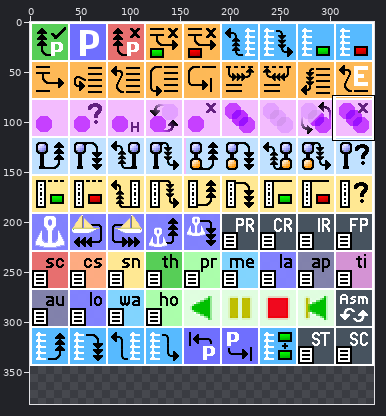
One commit to this sprite sheet: vvm/core/vdebug/graphics/vdebug_icons.png. Above, an overview of the earlier version with the close-up marked.
Close-up. As it was:
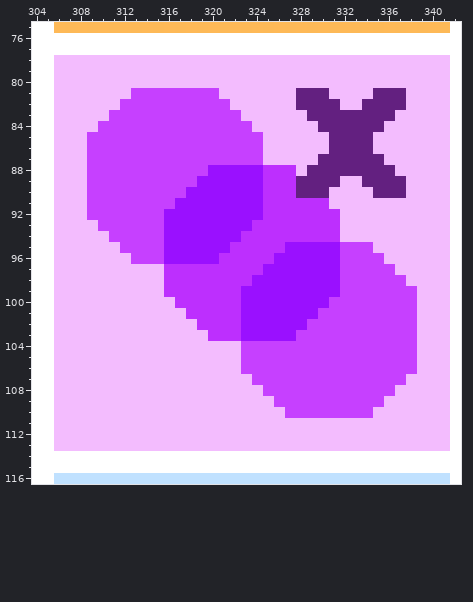
The file is 344x344 pixels. Colours within 5 levels of each other are drawn and written as one. Shown: x 304..342, y 75..116. The old version is drawn lined up with the new one, on the new canvas. The commit also changed other parts of the picture, which this record leaves out.
After:
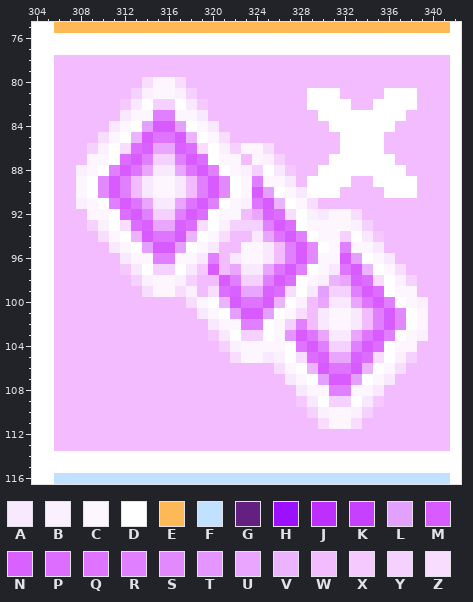
Palette (. is transparent): A #f9e9ff  B #fbf0fe  C #fdf6ff  D #ffffff  E #ffba57fd  F #c0e1ff  G #632080  H #9a10ff  J #bd2ffe  K #c640ff  L #e3a0ff  M #d75bff  N #d961ff  P #dc6dff  Q #de74ff  R #e07fff  S #e289fe  T #e595ff  U #eaa6ff  V #ecb3fe  W #f3bcfe  X #f5c8fe  Y #f4d1fe  Z #f8ddfe
Difference:
canvas 344x344 -> 344x382
@@ x 304..342 @@
  79 DDWWWWWWWWWWWWWWWWWWWWWWWWWWWWWWWWWWWWD
- 80 DDWWWWWWWWWWWWWWWWWWWWWWWWWWWWWWWWWWWWD
- 81 DDWWWWWWWKKKKKKKKWWWWWWWGGGWWWWGGGWWWWD
- 82 DDWWWWWWKKKKKKKKKKWWWWWWGGGGWWGGGGWWWWD
- 83 DDWWWWWKKKKKKKKKKKKWWWWWWGGGGGGGGWWWWWD
- 84 DDWWWWKKKKKKKKKKKKKKWWWWWWGGGGGGWWWWWWD
- 85 DDWWWKKKKKKKKKKKKKKKKWWWWWWGGGGWWWWWWWD
- 86 DDWWWKKKKKKKKKKKKKKKKWWWWWWGGGGWWWWWWWD
- 87 DDWWWKKKKKKKKKKKKKKKKWWWWWGGGGGGWWWWWWD
- 88 DDWWWKKKKKKKKKKKHHHHHJJJWGGGGGGGGWWWWWD
- 89 DDWWWKKKKKKKKKKHHHHHHJJJGGGGWWGGGGWWWWD
- 90 DDWWWKKKKKKKKKHHHHHHHJJJGGGWWWWGGGWWWWD
- 91 DDWWWKKKKKKKKHHHHHHHHJJJJJJWWWWWWWWWWWD
- 92 DDWWWKKKKKKKHHHHHHHHHJJJJJJJWWWWWWWWWWD
- 93 DDWWWWKKKKKKHHHHHHHHJJJJJJJJWWWWWWWWWWD
- 94 DDWWWWWKKKKKHHHHHHHJJJJJJJJJWWWWWWWWWWD
- 95 DDWWWWWWKKKKHHHHHHJJJJJHHHHHKKKWWWWWWWD
- 96 DDWWWWWWWKKKHHHHHJJJJJHHHHHHKKKKWWWWWWD
- 97 DDWWWWWWWWWWJJJJJJJJJHHHHHHHKKKKKWWWWWD
- 98 DDWWWWWWWWWWJJJJJJJJHHHHHHHHKKKKKKWWWWD
- 99 DDWWWWWWWWWWJJJJJJJHHHHHHHHHKKKKKKKWWWD
-100 DDWWWWWWWWWWWJJJJJJHHHHHHHHKKKKKKKKWWWD
-101 DDWWWWWWWWWWWWJJJJJHHHHHHHKKKKKKKKKWWWD
-102 DDWWWWWWWWWWWWWJJJJHHHHHHKKKKKKKKKKWWWD
-103 DDWWWWWWWWWWWWWWJJJHHHHHKKKKKKKKKKKWWWD
-104 DDWWWWWWWWWWWWWWWWWKKKKKKKKKKKKKKKKWWWD
-105 DDWWWWWWWWWWWWWWWWWKKKKKKKKKKKKKKKKWWWD
-106 DDWWWWWWWWWWWWWWWWWKKKKKKKKKKKKKKKKWWWD
-107 DDWWWWWWWWWWWWWWWWWWKKKKKKKKKKKKKKWWWWD
-108 DDWWWWWWWWWWWWWWWWWWWKKKKKKKKKKKKWWWWWD
-109 DDWWWWWWWWWWWWWWWWWWWWKKKKKKKKKKWWWWWWD
-110 DDWWWWWWWWWWWWWWWWWWWWWKKKKKKKKWWWWWWWD
-111 DDWWWWWWWWWWWWWWWWWWWWWWWWWWWWWWWWWWWWD
+ 80 DDWWWWWWWWZCCZWWWWWWWWWWWWWWWWWWWWWWWWD
+ 81 DDWWWWWWWYBCCBYWWWWWWWWWWDDDWWWWDDDWWWD
+ 82 DDWWWWWWXADYYDAXWWWWWWWWWDDDDWWDDDDWWWD
+ 83 DDWWWWWWACCRRCCAWWWWWWWWWWDDDDDDDDWWWWD
+ 84 DDWWWWWACDLMMLDCAWWWWWWWWWWDDDDDDWWWWWD
+ 85 DDWWWWZCDVMQQMVDCZWWWWWWWWWWDDDDWWWWWWD
+ 86 DDWWWYBDZPNUUNPZDBYCCZWWWWWWDDDDWWWWWWD
+ 87 DDWWWCCDPMRYYRMPDCCWCBYWWWWDDDDDDWWWWWD
+ 88 DDWWBCDRMQUAAUQMRDCBYDAXWWDDDDDDDDWWWWD
+ 89 DDWWCDSMRWACCAWRMSDCRCCAWDDDDWWDDDDWWWD
+ 90 DDWWCDSMRWACCAWRMSDCMLDCADDDWWWWDDDWWWD
+ 91 DDWWBCDRMQUAAUQMRDCBQMVDCZWWWWWWWWWWWWD
+ 92 DDWWWCCDPMRYYRMPDCCWUNPZDBACCZWWWWWWWWD
+ 93 DDWWWYBDZPNUUNPZDBYYYRMPDCCCCBYWWWWWWWD
+ 94 DDWWWWZCDVMQQMVDCZWWAUQMRDCCYDAXWWWWWWD
+ 95 DDWWWWWACDLMMLDCAWWCCAWRMSDCRCCAWWWWWWD
+ 96 DDWWWWWWACCRRCCARWACCAWRMSCCMLDCAWWWWWD
+ 97 DDWWWWWWXADYYDAXMWUAAUQMRDCAQMVDCZWWWWD
+ 98 DDWWWWWWWYBCCBYWWMRYYRMPDCBVUNPZDBYWWWD
+ 99 DDWWWWWWWWZCCZBWZPNUUNPZDALYYRMPDCCWWWD
+100 DDWWWWWWWWWWWWZCDVMQQMVDBWUAAUQMRDCBWWD
+101 DDWWWWWWWWWWWWWACDLMMLDCZWACCAWRMSDCWWD
+102 DDWWWWWWWWWWWWWWACCRRDCYRWACCAWRMSDCWWD
+103 DDWWWWWWWWWWWWWWXADYYDCTMQUAAUQMRDCBWWD
+104 DDWWWWWWWWWWWWWWWYBCCCCDQMRYYRMPDCCWWWD
+105 DDWWWWWWWWWWWWWWWWZCCABDZPNUUNPZDBYWWWD
+106 DDWWWWWWWWWWWWWWWWWWWWZCDVMQQMVDCZWWWWD
+107 DDWWWWWWWWWWWWWWWWWWWWWACDLMMLDCAWWWWWD
+108 DDWWWWWWWWWWWWWWWWWWWWWWACCRRCCAWWWWWWD
+109 DDWWWWWWWWWWWWWWWWWWWWWWXADYYDAXWWWWWWD
+110 DDWWWWWWWWWWWWWWWWWWWWWWWYBCCBYWWWWWWWD
+111 DDWWWWWWWWWWWWWWWWWWWWWWWWZCCZWWWWWWWWD
 112 DDWWWWWWWWWWWWWWWWWWWWWWWWWWWWWWWWWWWWD
Changed places in both close-ups, as pixel boxes (x1, y1, x2, y2):
changed: (76, 77, 428, 429)
